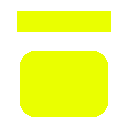
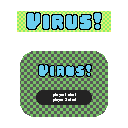
Before/after of a 128x128 layered artwork. What changed in the layer stack:
added layer "Layer 3" above "Layer 6" over [37, 63, 92, 77]
added layer "Layer 6" above "Layer 5" over [53, 93, 76, 102]
added layer "Layer 5" above "Layer 4" over [37, 90, 92, 105]
added layer "Layer 4" above "Virus!" over [36, 90, 91, 105]
added layer "Virus!" above "Layer 2" over [25, 11, 103, 74]
added layer "Layer 2" (70%) above "Layer 1" over [20, 51, 108, 117]
painted on "Layer 1" over [17, 11, 111, 117]
